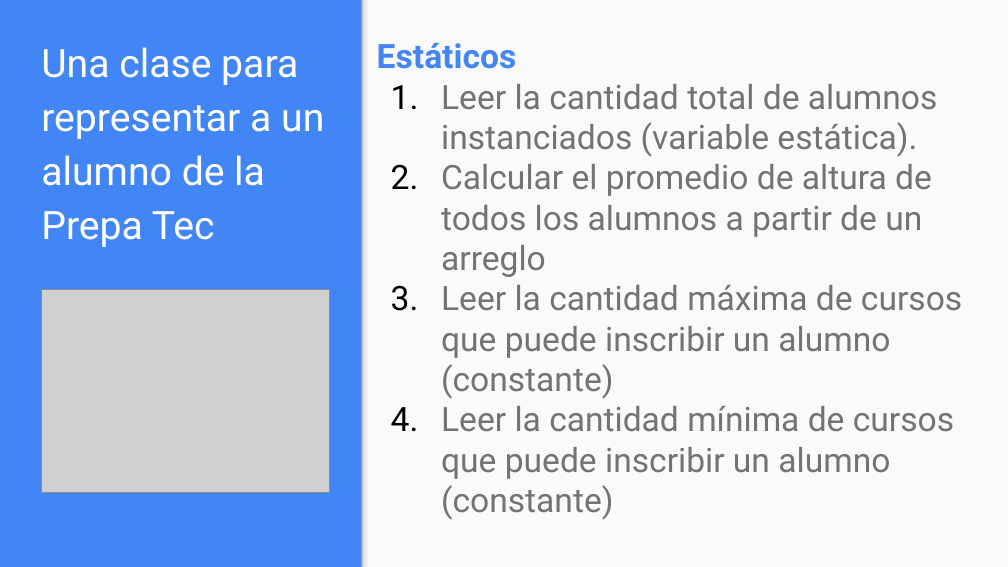
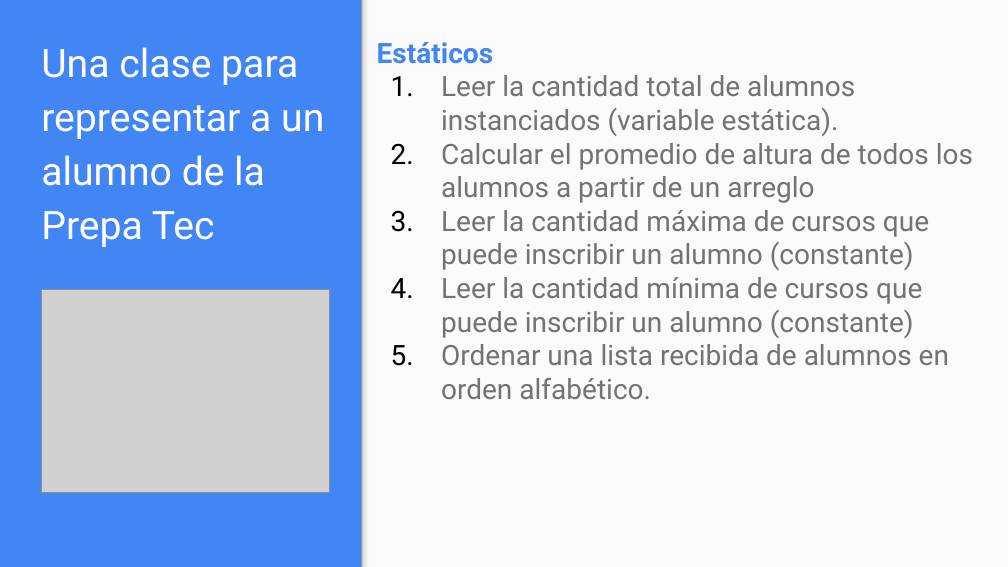
Before and after one commit to OMardil/INFO2_2021, a slide deck: slide 16 of M08_Variables_y_metodos_estaticos/01 Presentacion/MOD08-Variables_y_metodos_estaticos.pptx. Drawn at 1008x567 pixels with LibreOffice and Linux fonts; fonts in the diff are those of the drawing; grey boxes stand for pictures. Boxes give left, top, right and bottom in pixels: in the first picture for what was removed or moved away, otherwise in the second. Text is boxed around its words. In the diff, an @@ line names an element or a change of style, - is before the commit and + after.

```diff
--- a/M08_Variables_y_metodos_estaticos/01 Presentacion/MOD08-Variables_y_metodos_estaticos.pptx
+++ b/M08_Variables_y_metodos_estaticos/01 Presentacion/MOD08-Variables_y_metodos_estaticos.pptx
@@ text at bbox=[377, 42, 973, 338]: size 24 to 20 pt in "Estáticos", "Leer la cantidad total de alumnos instanciados ...", "Calcular el promedio de altura de todos ...", "Leer la cantidad máxima de cursos que ..." and 1 more places @@
@@ text at bbox=[441, 344, 949, 399]: paragraph added @@
+5. Ordenar una lista recibida de alumnos en orden alfabético.
```
Also in this commit, not shown: 5 other files.
